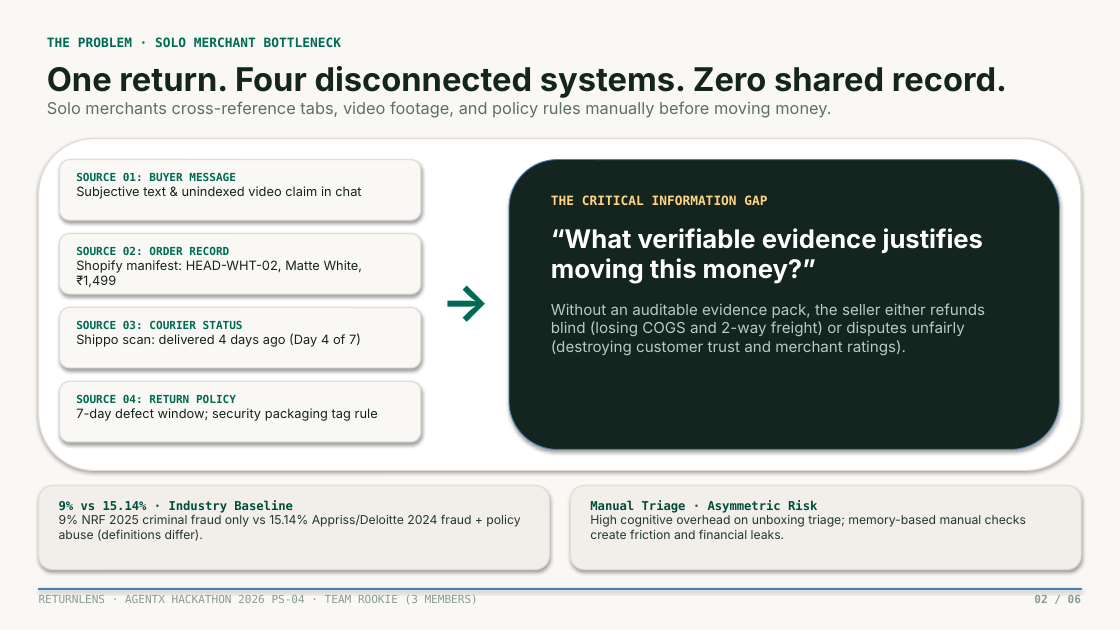
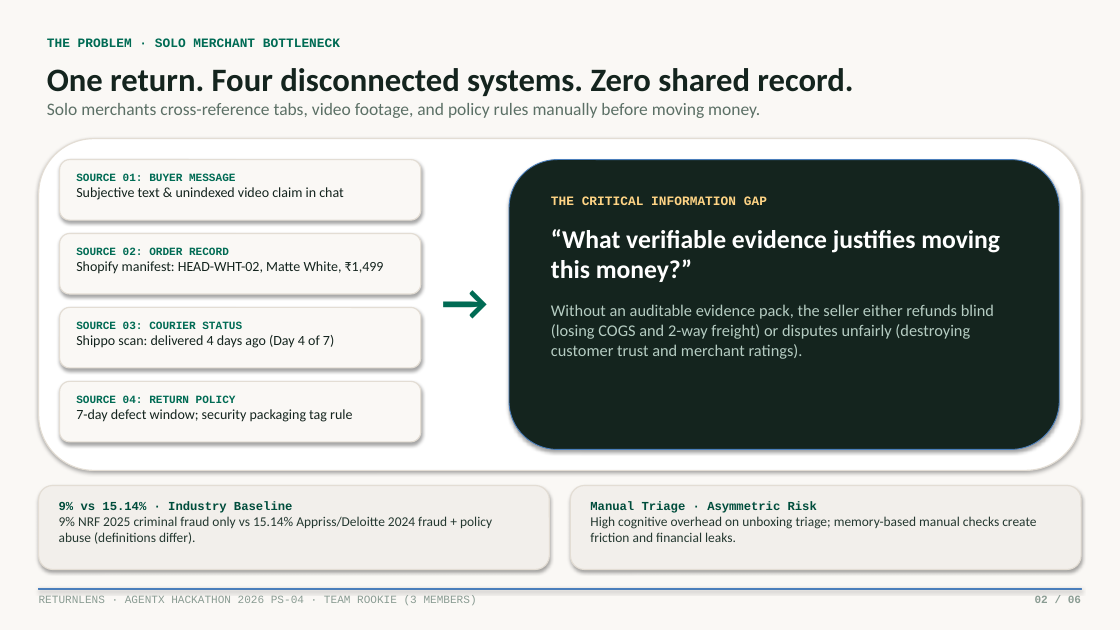
Before and after one commit to lenamkhanhh/hack4hack, a slide deck: slide 2 of ReturnLens_v5.pptx. Drawn at 1120x630 pixels with LibreOffice and Linux fonts; fonts in the diff are those of the drawing. Boxes give left, top, right and bottom in pixels: in the first picture for what was removed or moved away, otherwise in the second. Text is boxed around its words. In the diff, an @@ line names an element or a change of style, - is before the commit and + after.

Commit message:
feat(v6): create ReturnLens v6 visual redesign edition with rich mock evidence assets and 10/10 QA smoke suite

```diff
--- a/ReturnLens_v5.pptx
+++ b/ReturnLens_v5.pptx
@@ text "One return. Four disconnected systems. ..." at (x1=47, y1=68, x2=853, y2=118): font Inter to Calibri; size 14 to 15 pt in "Solo merchants cross-reference tabs, video footage, and ..." @@
@@ text "SOURCE 01: BUYER MESSAGE" at (x1=76, y1=173, x2=343, y2=200): font DejaVu Sans Mono to Courier New in "SOURCE 01: BUYER MESSAGE"; size 11 to 12 pt, font Inter to Calibri in "Subjective text & unindexed video claim in ..." @@
@@ text "THE CRITICAL INFORMATION GAP" at (x1=551, y1=196, x2=1000, y2=359): font DejaVu Sans Mono to Courier New in "THE CRITICAL INFORMATION GAP"; font Inter to Calibri in "“What verifiable evidence justifies moving this money?”", "Without an auditable evidence pack, the seller ..."; size 13 to 14 pt in "Without an auditable evidence pack, the seller ..." @@
@@ text "SOURCE 02: ORDER RECORD" at (x1=76, y1=247, x2=384, y2=274): font DejaVu Sans Mono to Courier New in "SOURCE 02: ORDER RECORD"; size 11 to 12 pt, font Inter to Calibri in "Shopify manifest: HEAD-WHT-02, Matte White, ₹1,499" @@
@@ text "→" at (x1=434, y1=265, x2=501, y2=349): font Inter to Calibri @@
@@ text "SOURCE 03: COURIER STATUS" at (x1=76, y1=321, x2=334, y2=348): font DejaVu Sans Mono to Courier New in "SOURCE 03: COURIER STATUS"; size 11 to 12 pt, font Inter to Calibri in "Shippo scan: delivered 4 days ago (Day ..." @@
@@ text "SOURCE 04: RETURN POLICY" at (x1=76, y1=395, x2=352, y2=422): font DejaVu Sans Mono to Courier New in "SOURCE 04: RETURN POLICY"; size 11 to 12 pt, font Inter to Calibri in "7-day defect window; security packaging tag rule" @@
@@ text "9% vs 15.14% · Industry ..." at (x1=59, y1=501, x2=492, y2=544): font DejaVu Sans Mono to Courier New in "9% vs 15.14% · Industry Baseline"; size 10.5 to 11.5 pt, font Inter to Calibri in "9% NRF 2025 criminal fraud only vs ..." @@
@@ text "Manual Triage · Asymmetric Risk" at (x1=590, y1=501, x2=1036, y2=542): font DejaVu Sans Mono to Courier New in "Manual Triage · Asymmetric Risk"; size 10.5 to 11.5 pt, font Inter to Calibri in "High cognitive overhead on unboxing triage; memory-based ..." @@
@@ font DejaVu Sans Mono to Courier New in 3 elements at (x1=47, y1=38, x2=340, y2=47), (x1=39, y1=595, x2=477, y2=605), (x1=1035, y1=596, x2=1081, y2=603) @@
```
Also in this commit, not shown: 5 other slides changed, 14 other files.
